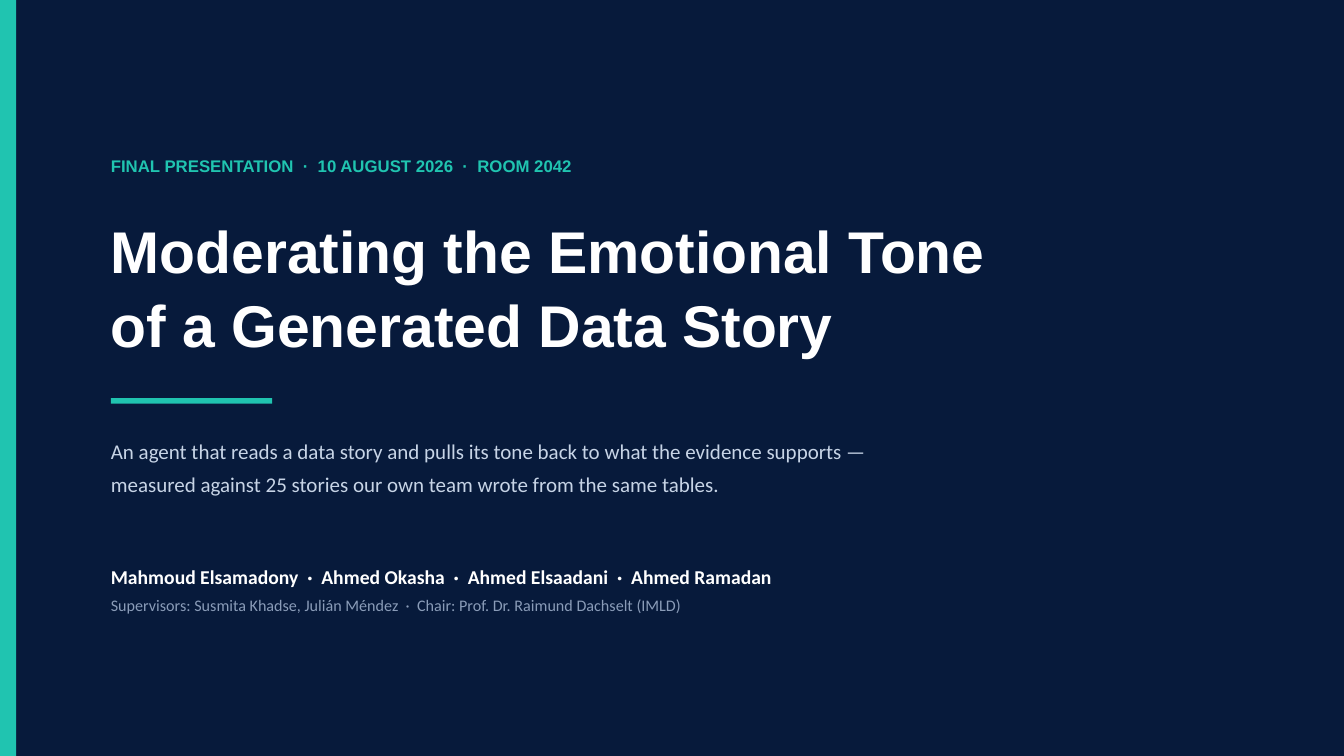
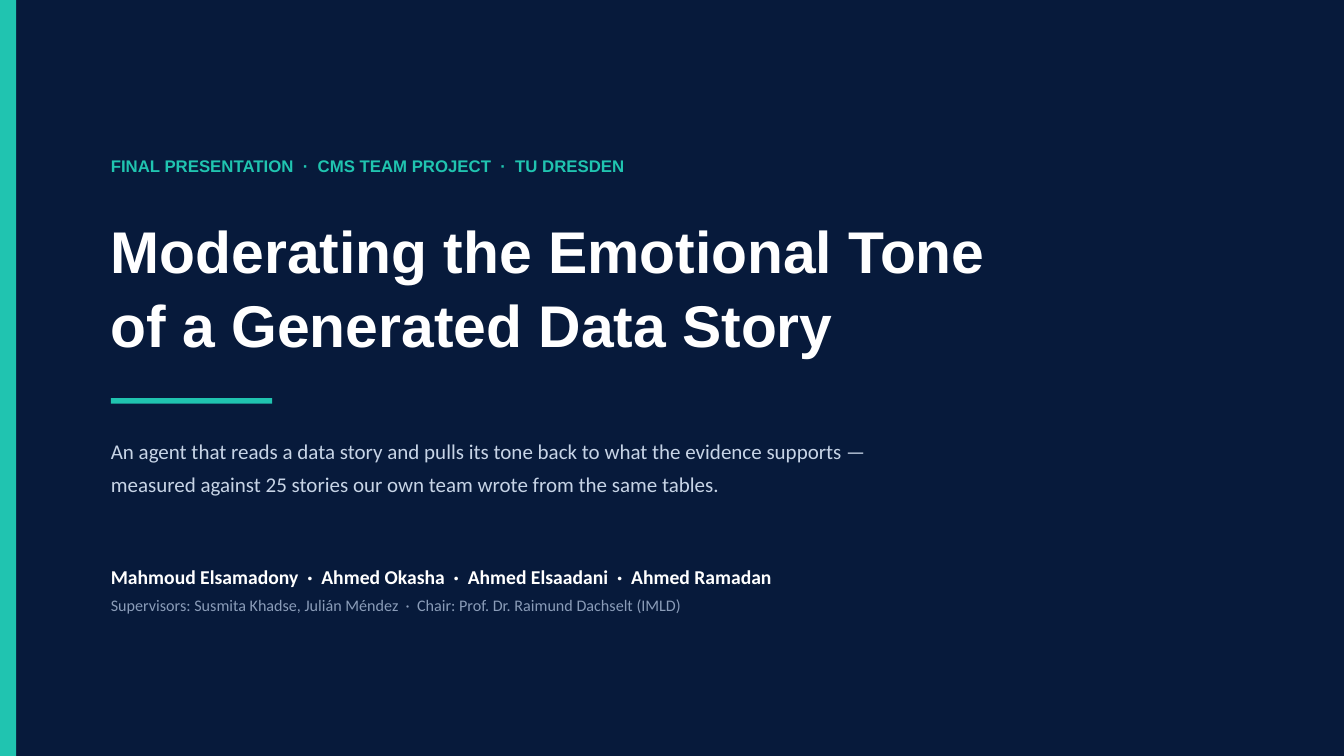
Before and after one commit to memoelsamadony/ai-powered-data-storytelling, a slide deck: slide 1 of presentation/AI-Storytelling-Final-Talk.pptx. Drawn at 1344x756 pixels with LibreOffice and Linux fonts; fonts in the diff are those of the drawing. Boxes give left, top, right and bottom in pixels: in the first picture for what was removed or moved away, otherwise in the second. Text is boxed around its words. In the diff, an @@ line names an element or a change of style, - is before the commit and + after.

```diff
--- a/presentation/AI-Storytelling-Final-Talk.pptx
+++ b/presentation/AI-Storytelling-Final-Talk.pptx
@@ text at bbox=[111, 160, 624, 172]: text changed @@
-FINAL PRESENTATION · 10 AUGUST 2026 · ROOM 2042
+FINAL PRESENTATION · CMS TEAM PROJECT · TU DRESDEN
```
Also in this commit, not shown: 2 other files.
